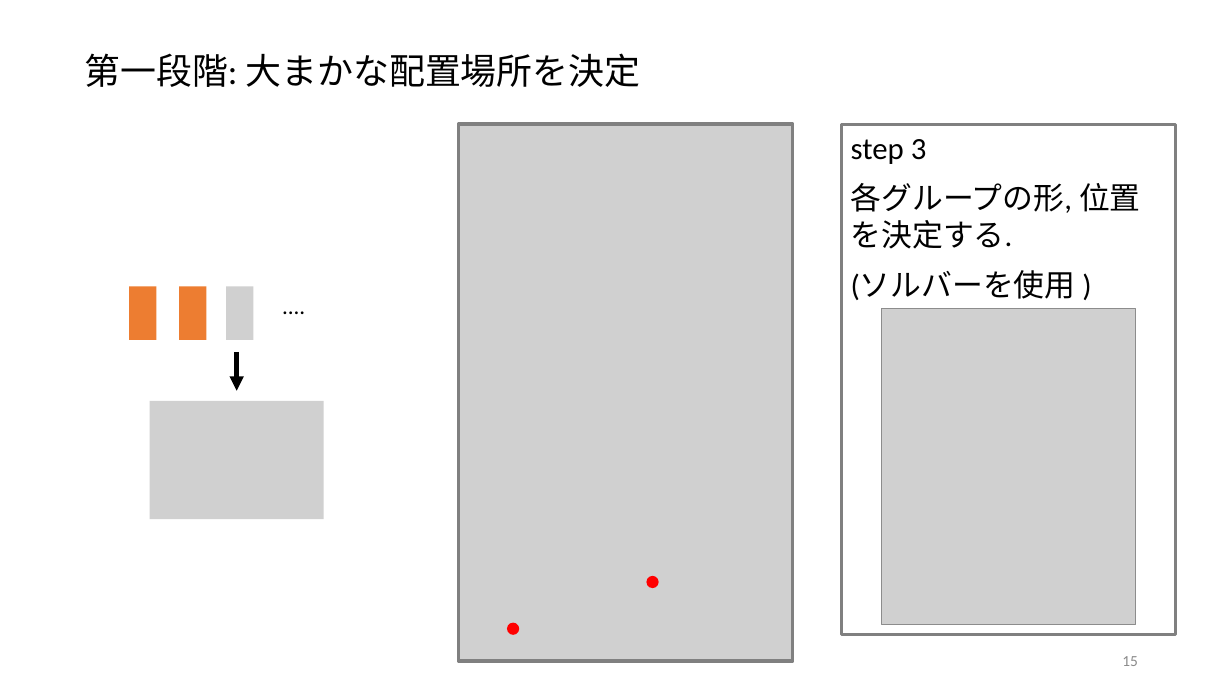
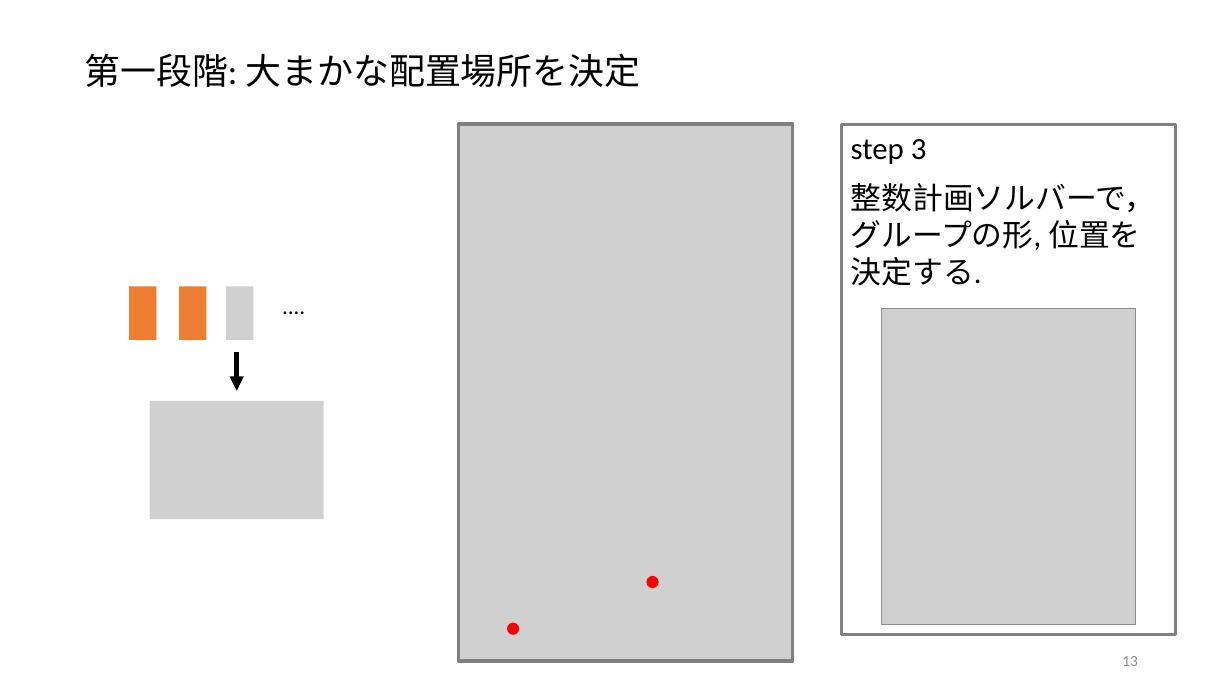
Before and after one commit to r-kurosu/kline, a slide deck: slide 13 of 卒論発表用スライド.pptx (slide 15 before the commit). Drawn at 1232x693 pixels with LibreOffice and Linux fonts; fonts in the diff are those of the drawing; grey boxes stand for pictures. Boxes give left, top, right and bottom in pixels: in the first picture for what was removed or moved away, otherwise in the second. Text is boxed around its words. In the diff, an @@ line names an element or a change of style, - is before the commit and + after.

```diff
--- a/卒論発表用スライド.pptx
+++ b/卒論発表用スライド.pptx
@@ text in rectangle at bbox=[851, 183, 1156, 286]: text changed @@
-各グループの形, 位置を決定する.
-(ソルバーを使用 )
+整数計画ソルバーで，グループの形, 位置を決定する.
@@ page number at bbox=[1122, 656, 1138, 666]: text changed @@
-15
+13
```
Also in this commit, not shown: 7 other slides changed, 3 slides removed, 6 other files.
